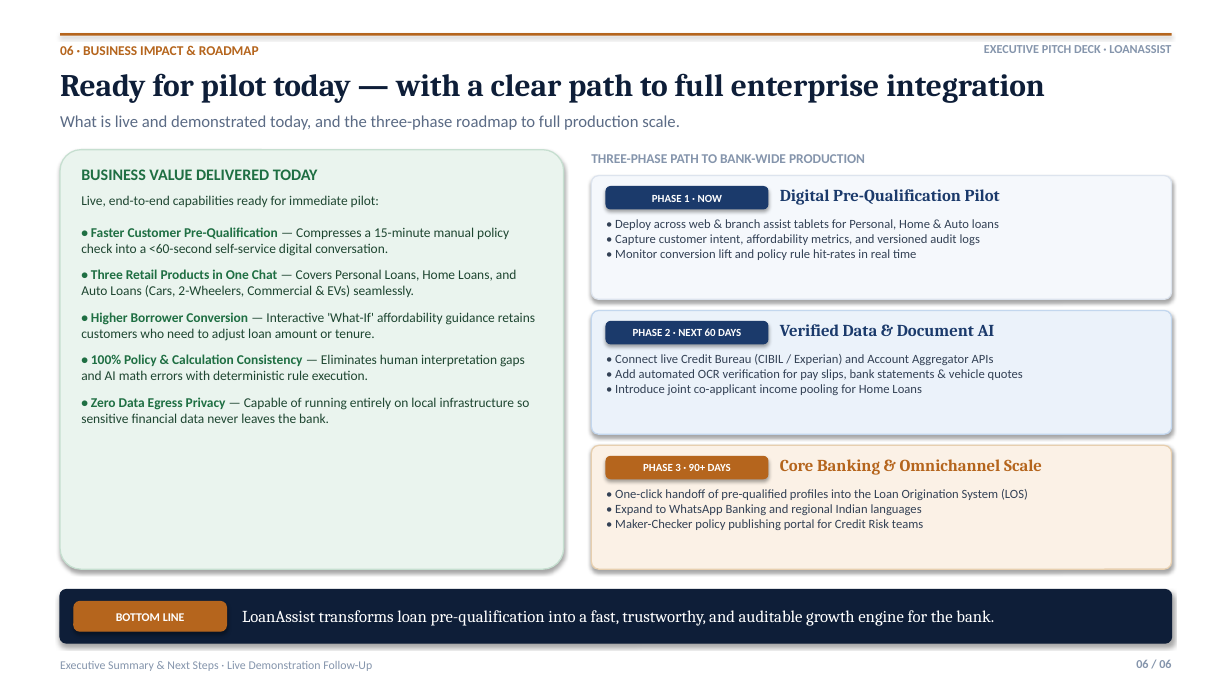
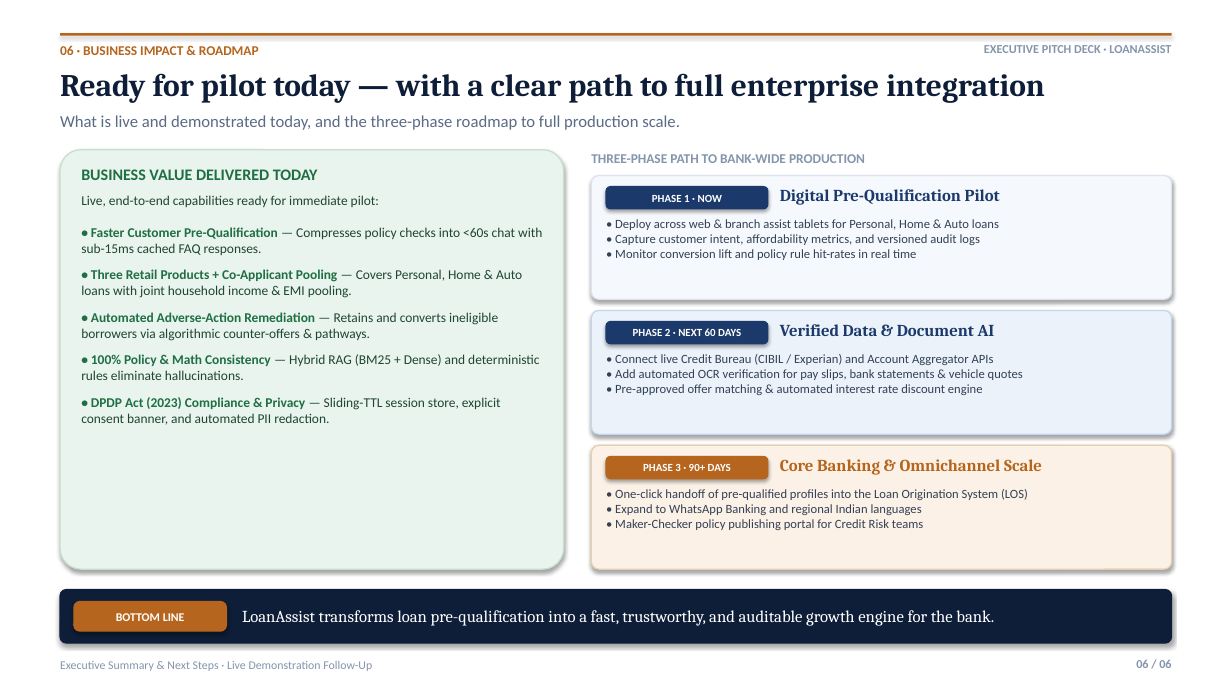
Before and after one commit to mahesh2139/Loan_Eligibility_Assistant, a slide deck: slide 6 of Loan_Eligibility_Assistant.pptx. Drawn at 1232x693 pixels with LibreOffice and Linux fonts; fonts in the diff are those of the drawing. Boxes give left, top, right and bottom in pixels: in the first picture for what was removed or moved away, otherwise in the second. Text is boxed around its words. In the diff, an @@ line names an element or a change of style, - is before the commit and + after.

Commit message:
Add CI/CD workflows, update tests, core services, and documentation

```diff
--- a/Loan_Eligibility_Assistant.pptx
+++ b/Loan_Eligibility_Assistant.pptx
@@ text at [81,227,542,425]: text changed @@
-• Faster Customer Pre-Qualification — Compresses a 15-minute manual policy check into a <60-second self-service digital conversation.
-• Three Retail Products in One Chat — Covers Personal Loans, Home Loans, and Auto Loans (Cars, 2-Wheelers, Commercial & EVs) seamlessly.
-• Higher Borrower Conversion — Interactive 'What-If' affordability guidance retains customers who need to adjust loan amount or tenure.
-• 100% Policy & Calculation Consistency — Eliminates human interpretation gaps and AI math errors with deterministic rule execution.
-• Zero Data Egress Privacy — Capable of running entirely on local infrastructure so sensitive financial data never leaves the bank.
+• Faster Customer Pre-Qualification — Compresses policy checks into <60s chat with sub-15ms cached FAQ responses.
+• Three Retail Products + Co-Applicant Pooling — Covers Personal, Home & Auto loans with joint household income & EMI pooling.
+• Automated Adverse-Action Remediation — Retains and converts ineligible borrowers via algorithmic counter-offers & pathways.
+• 100% Policy & Math Consistency — Hybrid RAG (BM25 + Dense) and deterministic rules eliminate hallucinations.
+• DPDP Act (2023) Compliance & Privacy — Sliding-TTL session store, explicit consent banner, and automated PII redaction.
@@ text at [615,354,1023,395]: text changed @@
-• Connect live Credit Bureau (CIBIL / Experian) and Account Aggregator APIs
-• Add automated OCR verification for pay slips, bank statements & vehicle quotes
-• Introduce joint co-applicant income pooling for Home Loans
+• Connect live Credit Bureau (CIBIL / Experian) and Account Aggregator APIs
+• Add automated OCR verification for pay slips, bank statements & vehicle quotes
+• Pre-approved offer matching & automated interest rate discount engine
```
Also in this commit, not shown: 5 other slides changed, 52 other files.
